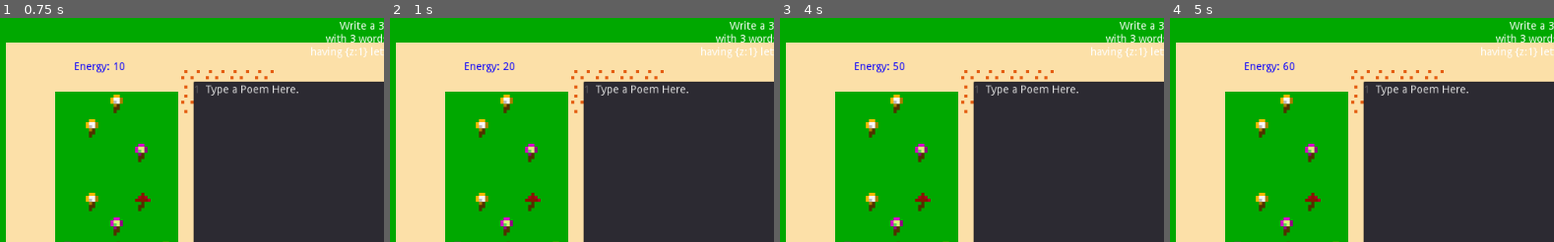
Above: before the commit, frames 1-4 (left to right).
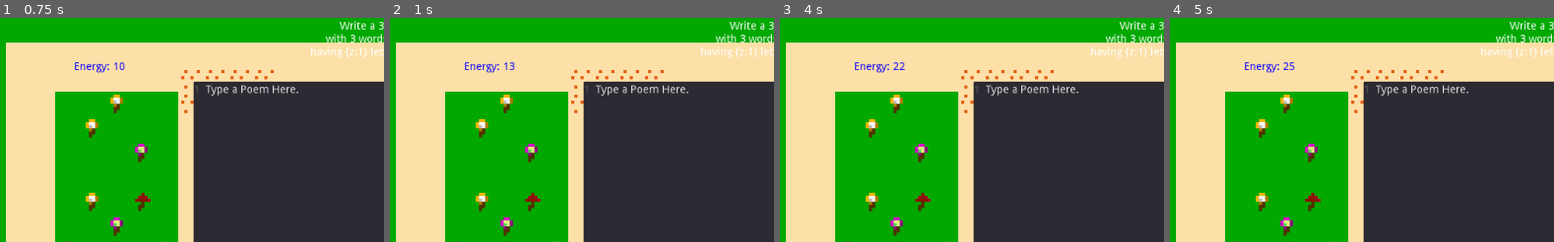
Above: after the commit, the same moments.

Repository: Johuotar/Poemster
Game: Godot game, scene res://Assets/Game.tscn
Same seed, same stepped clock (60 frames per second), same inputs: the game is played once before the commit and once after it.
Inputs:
- Up to frame 1 (0.75 s): click "Submit" at 0.5 s
- Up to frame 2 (1 s): no input
- Up to frame 3 (4 s): click "Submit" at 1.25 s; click "Submit" at 2 s; tap Enter at 2.75 s; tap Space at 3.5 s
- Up to frame 4 (5 s): tap Enter at 4.25 s
The pictures show only the part of the screen within x 0-50%, y 0-50%; the shares and areas given below are measured in that part.

Frame 1 is identical in both runs. In frame 2, less than 0.1% of the frame differs, in the area x 29-33%, y 19-24%; in frame 3, less than 0.1%; in frame 4, less than 0.1%.
Error before the commit: Invalid call. Nonexistent function 'lowercase' in base 'String'. (res://Assets/Poem.gd:97)
Error after the commit: Invalid call. Nonexistent function 'lowercase' in base 'String'. (res://Assets/Poem.gd:105)

Commit message:
add and remove energy funcs, max_energy var

Diff:
--- a/Assets/Poem.gd
+++ b/Assets/Poem.gd
@@ -18,6 +18,7 @@
 # Other params
 var energy = 10  # Can type as long as there is energy
 var demo_energy_timer = 1.0
+var max_energy = 100
 
 
 # Called when the node enters the scene tree for the first time.
@@ -25,6 +26,13 @@
 	# Demo rules generation
 	_generate_rules()
 
+func add_energy(amount):
+	energy = energy + amount
+	if energy > max_energy:
+		energy = max_energy
+
+func remove_energy(amount):
+	energy = max(energy - amount, 0)
 
 # Called every frame. 'delta' is the elapsed time since the previous frame.
 func _process(delta):
@@ -38,7 +46,7 @@
 	if demo_energy_timer <= 0.0:
 		# Debug energy meter
 		demo_energy_timer = 1.0
-		energy += 10
+		add_energy(3)
 		energy_display.text = "Energy: %s" % str(energy)
 
 func _generate_rules():
@@ -114,7 +122,7 @@
 
 func _on_TextEdit_text_changed():
 	# Remove energy when changing text
-	energy -= 1
+	remove_energy(1)
 	energy_display.text = "Energy: %s" % str(energy)
 
 
